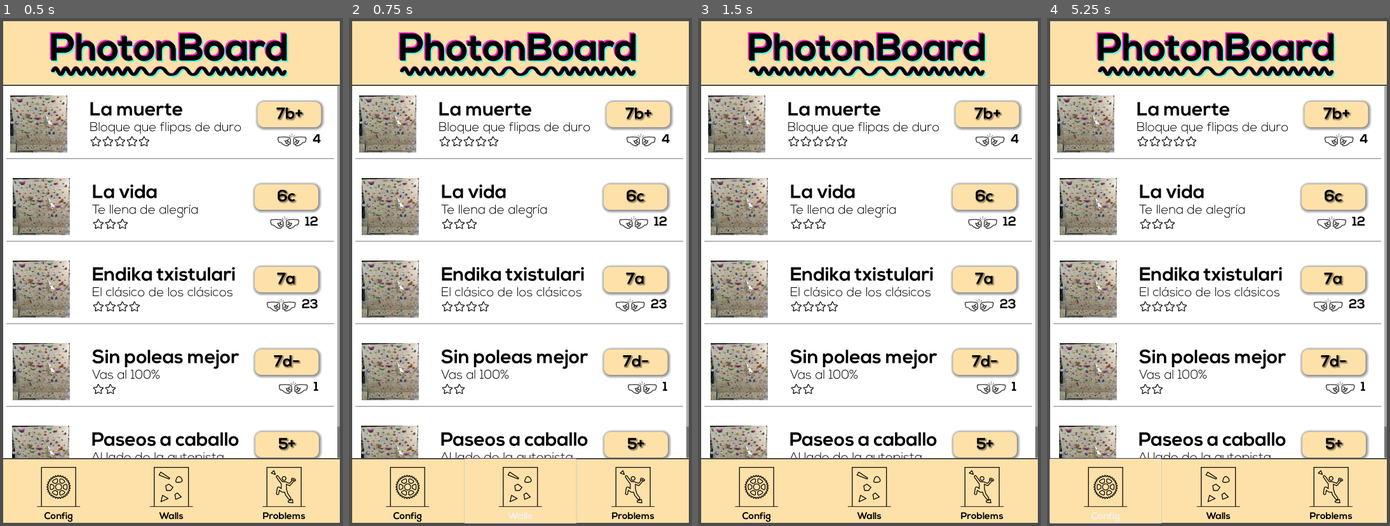
Above: before the commit, frames 1-4 (left to right).
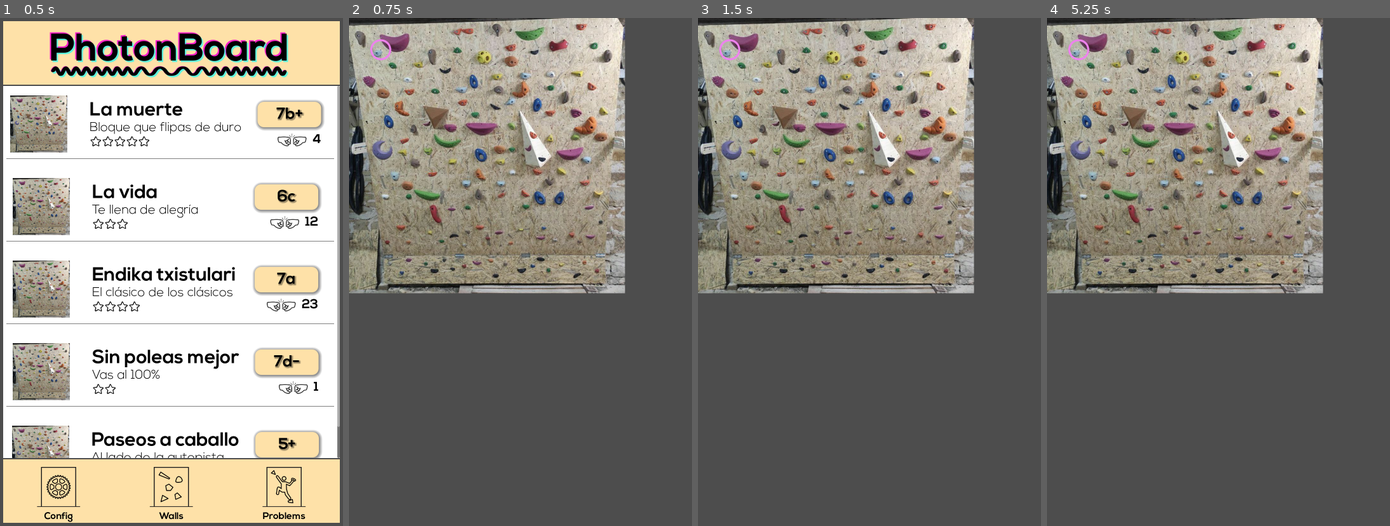
Above: after the commit, the same moments.

Repository: ladecadence/PhotonboardApp
Game: Godot game, scene res://main.tscn
The game is run twice, just before and just after one commit, with the same random seed, the same clock (stepped at 60 frames per second) and the same inputs.
Inputs (mouse positions are in pixels of both pictures, inside the frame that each line leads up to):
- Up to frame 1 (0.5 s): no input
- Up to frame 2 (0.75 s): click "Walls" at 0.5 s
- Up to frame 3 (1.5 s): click (982, 490) at 1.25 s, where only the run before the commit has a clickable "Problems"
- Up to frame 4 (5.25 s): click (1218, 490) at 2 s, where only the run before the commit has a clickable "Walls"; click (1331, 490) at 2.75 s, where only the run before the commit has a clickable "Problems"; click (1218, 490) at 3.5 s, where only the run before the commit has a clickable "Walls"; click (1331, 490) at 4.25 s, where only the run before the commit has a clickable "Problems"; click (1105, 490) at 5 s, where only the run before the commit has a clickable "Config"

Frame 1 is identical in both runs. In frame 2, 95% of the frame differs, in the area x 0-100%, y 0-100%; in frame 3, 95%; in frame 4, 95%.

Commit message:
Proof of concept of the wall widget (called from the walls button)

Diff:
--- /dev/null
+++ b/components/wall_widget.tscn
@@ -0,0 +1,6 @@
+[gd_scene load_steps=2 format=3 uid="uid://bx20db8xc8vfv"]
+
+[ext_resource type="Script" uid="uid://buo48ny2wi5rg" path="res://scripts/wall_widget.gd" id="1_m0x0i"]
+
+[node name="WallWidget" type="Node2D"]
+script = ExtResource("1_m0x0i")
--- a/screens/problem_list.tscn
+++ b/screens/problem_list.tscn
@@ -116,4 +116,5 @@
 vertical_icon_alignment = 0
 expand_icon = true
 
+[connection signal="pressed" from="VBoxContainer/Navbar/HBoxContainer/ButtonWalls" to="VBoxContainer/ContentProblems" method="_on_button_walls_pressed"]
 [connection signal="pressed" from="VBoxContainer/Navbar/HBoxContainer/ButtonProblems" to="VBoxContainer/ContentProblems" method="_on_button_problems_pressed"]
--- a/scripts/AppManager.gd
+++ b/scripts/AppManager.gd
@@ -1,6 +1,6 @@
 extends Node
 
-enum Screen {WALL_LIST, PROBLEM_LIST, CONFIG, WALL_VIEW, PROBLEM_VIEW, WALL_EDIT, PROBLEM_EDIT}
+enum Screen {WALL_LIST, PROBLEM_LIST, CONFIG, WALL_VIEW, PROBLEM_VIEW, WALL_EDIT, PROBLEM_EDIT, TEST_WALLWIDGET}
 
 var last_data
 var screen_scene: String
@@ -24,6 +24,8 @@
 			screen_scene = "res://screens/problem_list.tscn"
 		Screen.PROBLEM_VIEW:
 			screen_scene = "res://screens/problem_view.tscn"
+		Screen.TEST_WALLWIDGET: # TODO: remove when finished
+			screen_scene = "res://components/wall_widget.tscn"
 		_:
 			screen_scene = ""
 
--- a/scripts/Hold.gd
+++ b/scripts/Hold.gd
@@ -4,6 +4,8 @@
 
 enum HOLD_TYPE {DESIGN, START, FOOT, HOLD, TOP}
 enum HOLD_SIZE {SMALL = 20, MEDIUM = 30, BIG = 40}
+
+const holdColors = [Color.DIM_GRAY, Color.AQUAMARINE, Color.CORAL, Color.DEEP_SKY_BLUE, Color.VIOLET]
 
 var id: int
 var wallid: int
--- /dev/null
+++ b/scripts/Wall.gd
@@ -0,0 +1,43 @@
+extends Object
+
+class_name Wall
+
+const Hold = preload("res://scripts/Hold.gd")
+const Problem = preload("res://scripts/Problem.gd")
+
+var id: int
+var name : String
+var description : String
+var adjustable : bool
+var deg_min: int
+var deg_max: int
+var image: String
+
+
+func _init(n, d, a, dmin, dmax, i):
+	id = ResourceUID.create_id()
+	name = n
+	description = d
+	adjustable = a
+	deg_min = dmin
+	deg_max = dmax
+	image = i
+
+func updateImage(img):
+	image = img
+
+func toJson() -> String:
+	return JSON.stringify(self)
+
+func fromJson(s):
+	var json = JSON.new()
+	var error = json.parse_string(s)
+	if error == OK:
+		var data = json.data
+		self.id = data["id"]
+		self.name = data["name"]
+		self.description = data["description"]
+		self.adjustable = data["adjustable"]
+		self.deg_min = data["deg_min"]
+		self.deg_max = data["deg_max"]
+		self.image = data["image"]
--- a/scripts/content_problems.gd
+++ b/scripts/content_problems.gd
@@ -29,3 +29,9 @@
 
 func _on_button_problems_pressed() -> void:
 	AppManager.load_screen(AppManager.Screen.PROBLEM_LIST, null)
+
+
+func _on_button_walls_pressed() -> void:
+	# TODO: remove after wall widget is ready
+	var tex = ImageTexture.create_from_image(Image.load_from_file("res://images/wall0001.jpg"))
+	AppManager.load_screen(AppManager.Screen.TEST_WALLWIDGET, tex)
--- /dev/null
+++ b/scripts/wall_widget.gd
@@ -0,0 +1,13 @@
+extends Node2D
+
+const Hold = preload("res://scripts/Hold.gd")
+
+var image: Texture2D = null
+
+func loadData(tex):
+	image = tex
+	queue_redraw()
+
+func _draw() -> void:
+	draw_texture(image, Vector2())
+	draw_circle(Vector2(100, 100), 30, Hold.holdColors[Hold.HOLD_TYPE.TOP], false, 5, true)
Not shown, added: scripts/Wall.gd.uid
Not shown, added: scripts/wall_widget.gd.uid
